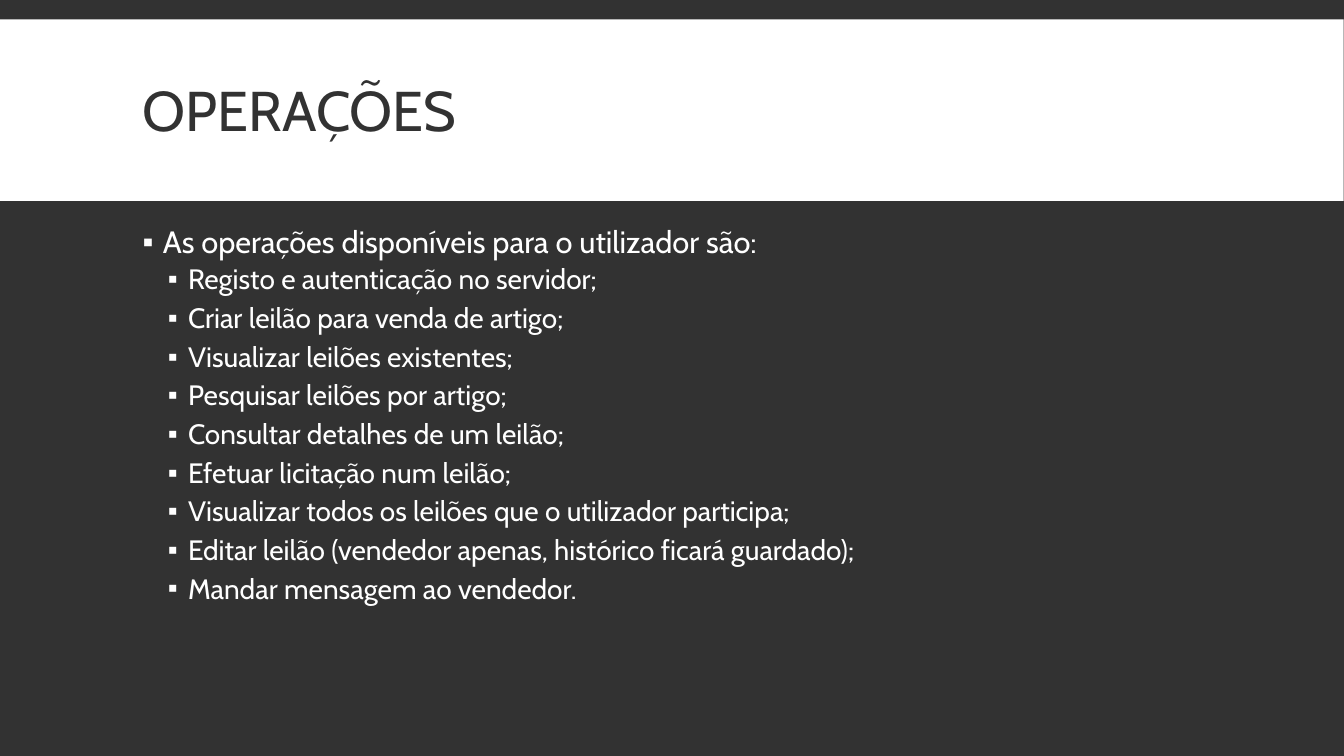
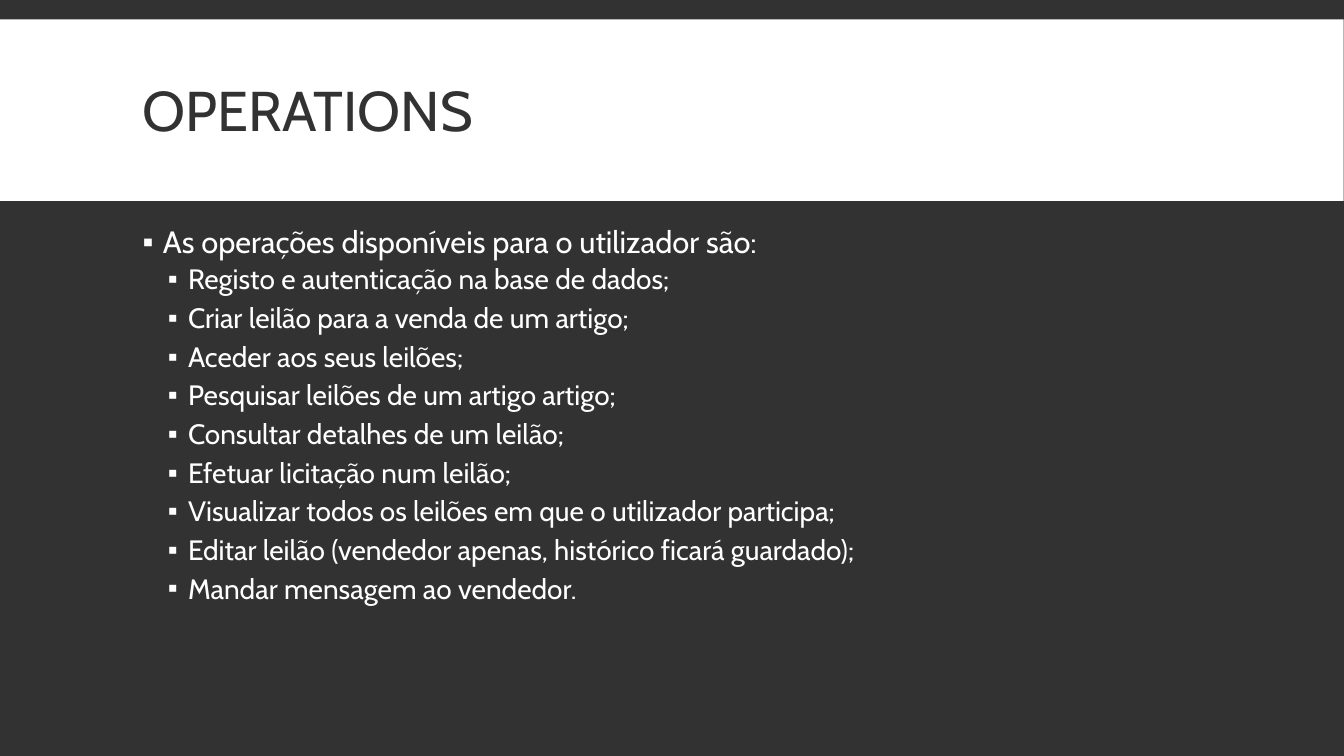
Before and after one commit to tomasbm07/Projeto-BD, a slide deck: slide 4 of Apresentação/Apresentação.pptx. Drawn at 1344x756 pixels with LibreOffice and Linux fonts; fonts in the diff are those of the drawing. Boxes give left, top, right and bottom in pixels: in the first picture for what was removed or moved away, otherwise in the second. Text is boxed around its words. In the diff, an @@ line names an element or a change of style, - is before the commit and + after.

```diff
--- a/Apresentação/Apresentação.pptx
+++ b/Apresentação/Apresentação.pptx
@@ title at (143,91,473,132): text changed @@
-OPERAÇÕES
+OPERATIONS
@@ text at (188,268,670,412): text changed @@
-  ▪ Registo e autenticação no servidor;
-  ▪ Criar leilão para venda de artigo;
-  ▪ Visualizar leilões existentes;
-  ▪ Pesquisar leilões por artigo;
+  ▪ Registo e autenticação na base de dados;
+  ▪ Criar leilão para a venda de um artigo;
+  ▪ Aceder aos seus leilões;
+  ▪ Pesquisar leilões de um artigo artigo;
@@ text at (188,500,835,528): text changed @@
-  ▪ Visualizar todos os leilões que o utilizador participa;
+  ▪ Visualizar todos os leilões em que o utilizador participa;
```
Also in this commit, not shown: 4 other slides changed, 1 slide added, 1 slide removed.
